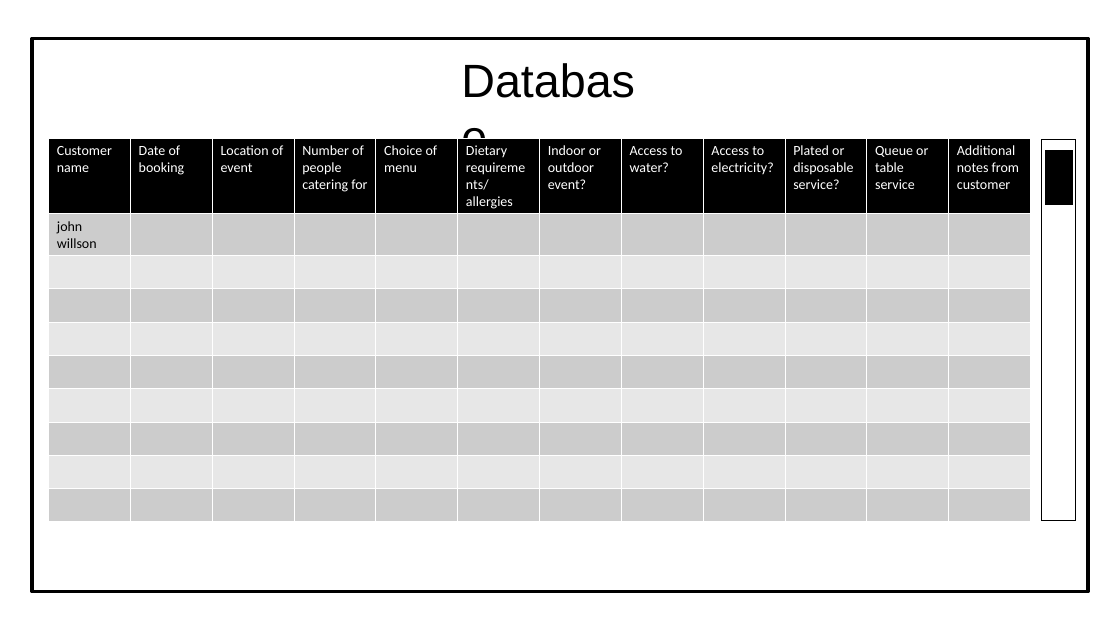
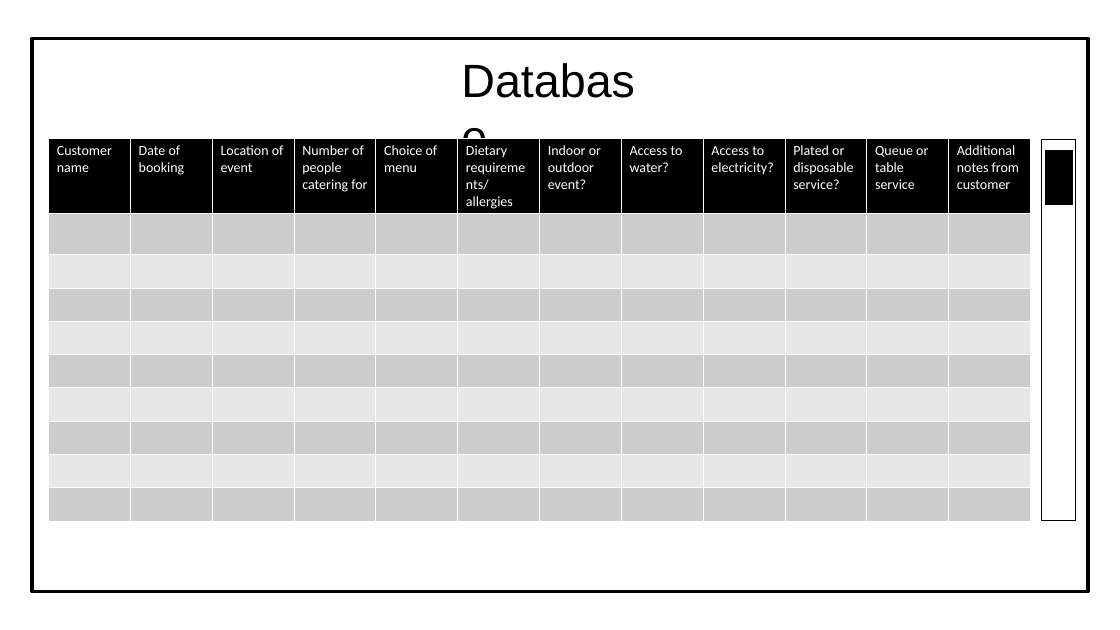
Before and after one commit to lloydieG1/Artisan-crepes-, a slide deck: slide 7 of Prototype Appearance.pptx. Drawn at 1120x630 pixels with LibreOffice and Linux fonts; fonts in the diff are those of the drawing. Boxes give left, top, right and bottom in pixels: in the first picture for what was removed or moved away, otherwise in the second. Text is boxed around its words. In the diff, an @@ line names an element or a change of style, - is before the commit and + after.

```diff
--- a/Prototype Appearance.pptx
+++ b/Prototype Appearance.pptx
@@ table at (49, 139, 1027, 522) @@
-row 2: john willson |  |  |  |  |  |  |  |  |  |  | 
+row 10:  |  |  |  |  |  |  |  |  |  |  | 
```
Also in this commit, not shown: 2 other slides changed, 2 slides added, 2 slides removed, 2 other files.
